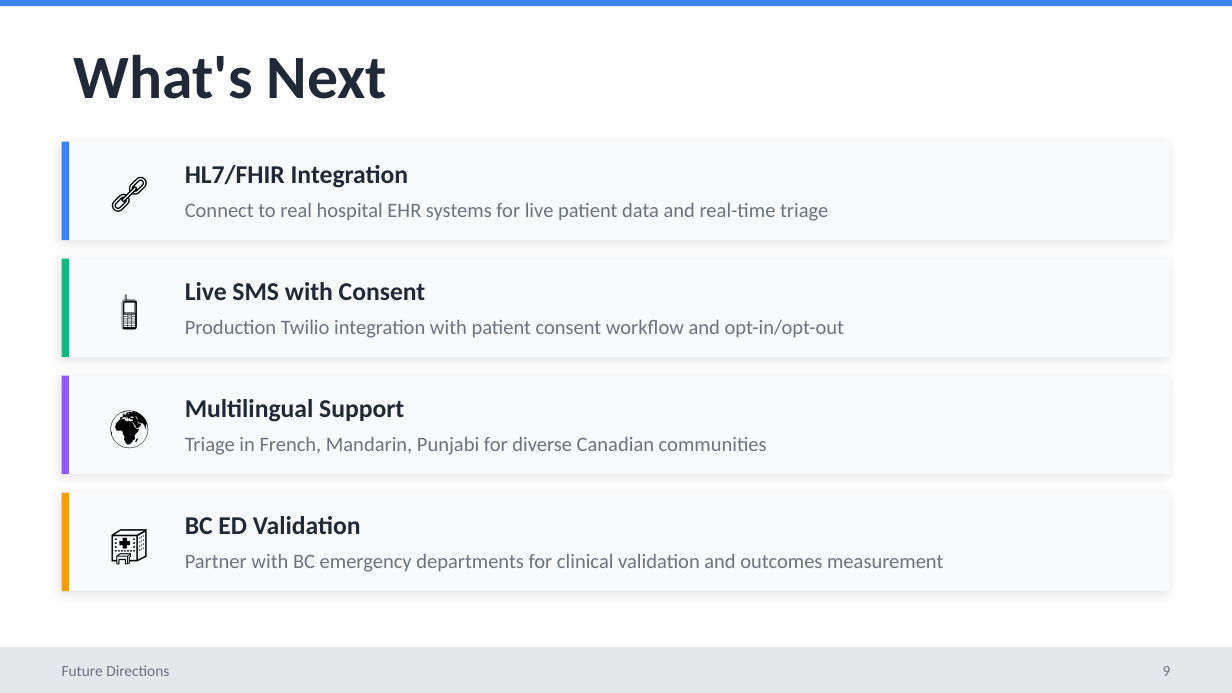
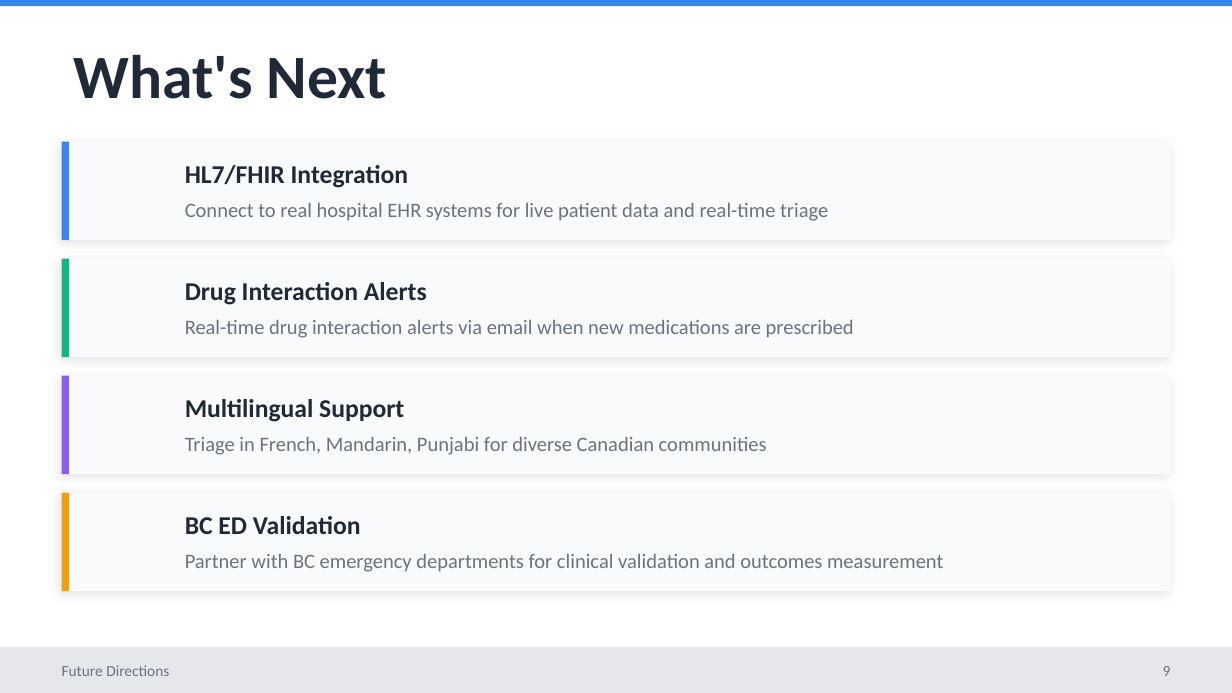
Before and after one commit to Rishabhpabbi/TriageFlow, a slide deck: slide 9 of presentation/TriageFlow_Presentation.pptx. Drawn at 1232x693 pixels with LibreOffice and Linux fonts; fonts in the diff are those of the drawing. Boxes give left, top, right and bottom in pixels: in the first picture for what was removed or moved away, otherwise in the second. Text is boxed around its words. In the diff, an @@ line names an element or a change of style, - is before the commit and + after.

```diff
--- a/presentation/TriageFlow_Presentation.pptx
+++ b/presentation/TriageFlow_Presentation.pptx
@@ text removed at [92, 154, 166, 228] @@
-🔗
@@ text removed at [92, 271, 166, 345] @@
-📱
@@ text at [185, 282, 427, 305]: text changed @@
-Live SMS with Consent
+Drug Interaction Alerts
@@ text at [185, 320, 854, 338]: text changed @@
-Production Twilio integration with patient consent workflow and opt-in/opt-out
+Real-time drug interaction alerts via email when new medications are prescribed
@@ text removed at [92, 388, 166, 462] @@
-🌍
@@ text removed at [92, 505, 166, 579] @@
-🏥
```
Also in this commit, not shown: 5 other slides changed.
